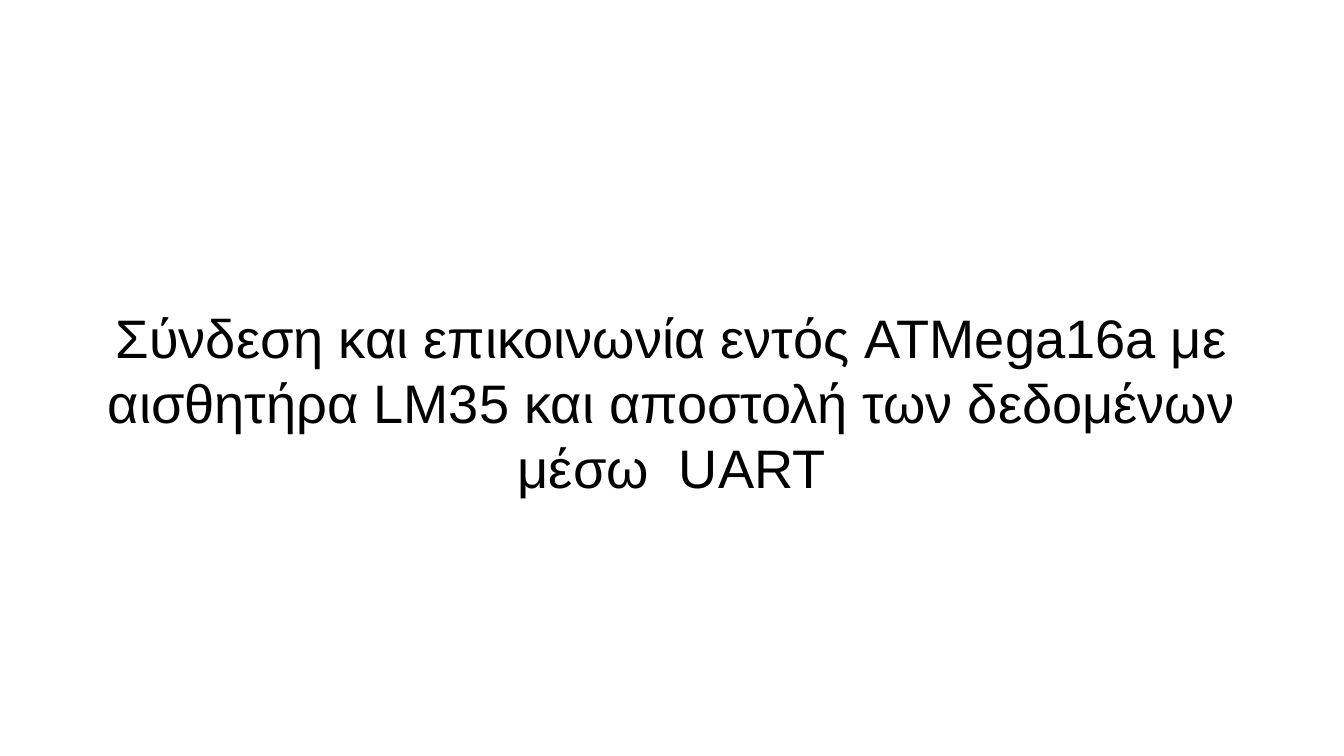
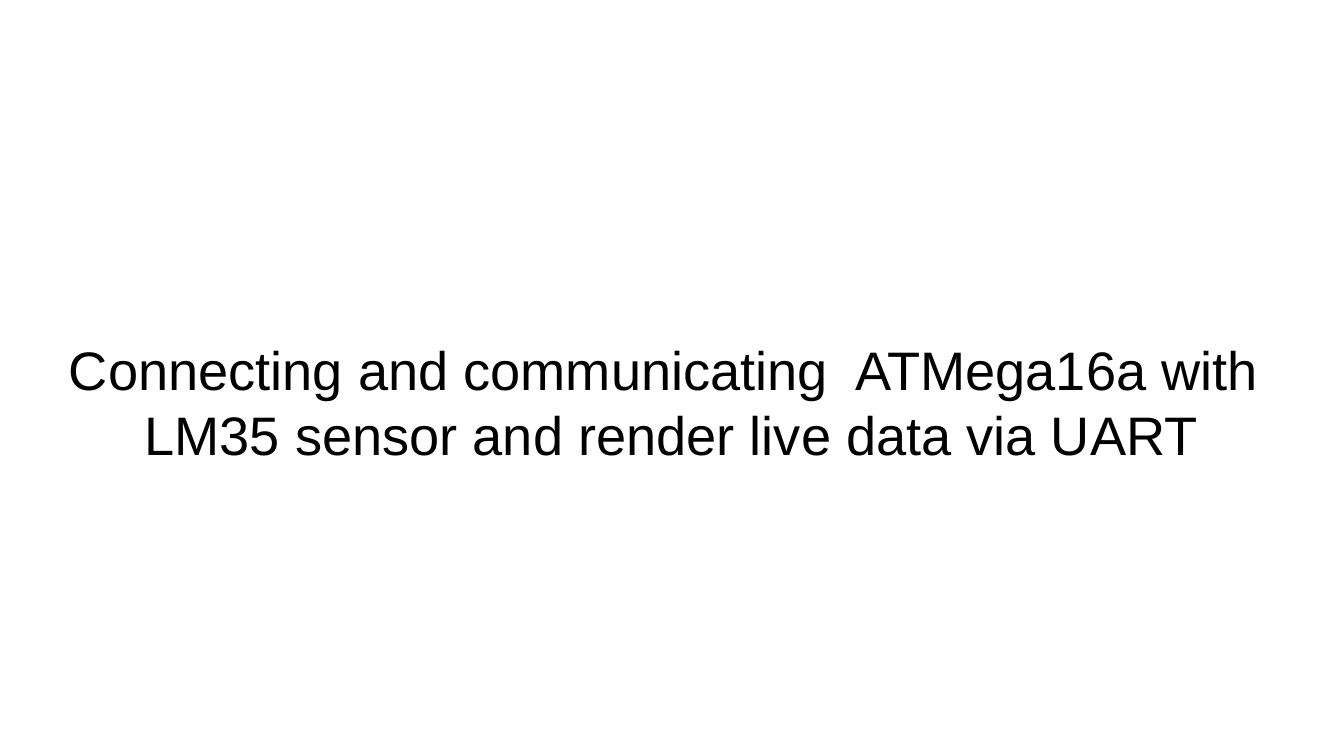
Before and after one commit to gdroumpalis/Megaman, a slide deck: slide 1 of Documents/FirstPresentation.pptx. Drawn at 1344x756 pixels with LibreOffice and Linux fonts; fonts in the diff are those of the drawing; background and template pictures are left out. Boxes give left, top, right and bottom in pixels: in the first picture for what was removed or moved away, otherwise in the second. Text is boxed around its words. In the diff, an @@ line names an element or a change of style, - is before the commit and + after.

```diff
--- a/Documents/FirstPresentation.pptx
+++ b/Documents/FirstPresentation.pptx
@@ text at box(69, 350, 1257, 456): text changed @@
-Σύνδεση και επικοινωνία εντός ATMega16a με αισθητήρα LM35 και αποστολή των δεδομένων μέσω UART
+Connecting and communicating ATMega16a with LM35 sensor and render live data via UART
```
Also in this commit, not shown: 3 other slides changed, 2 other files.
